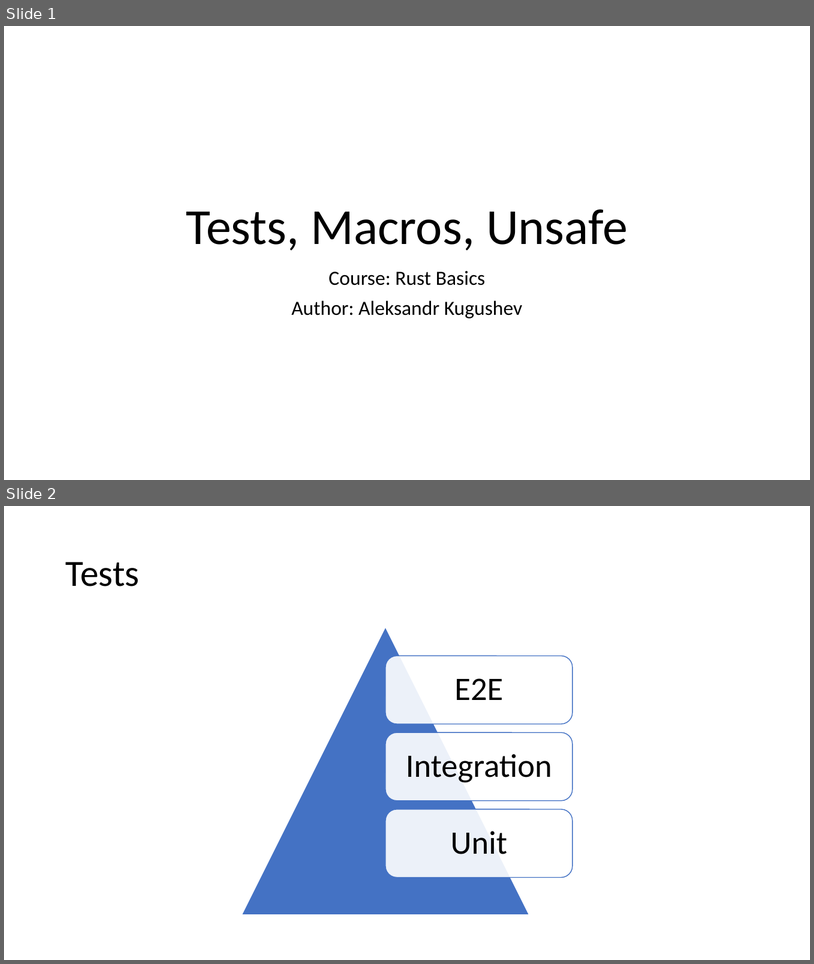
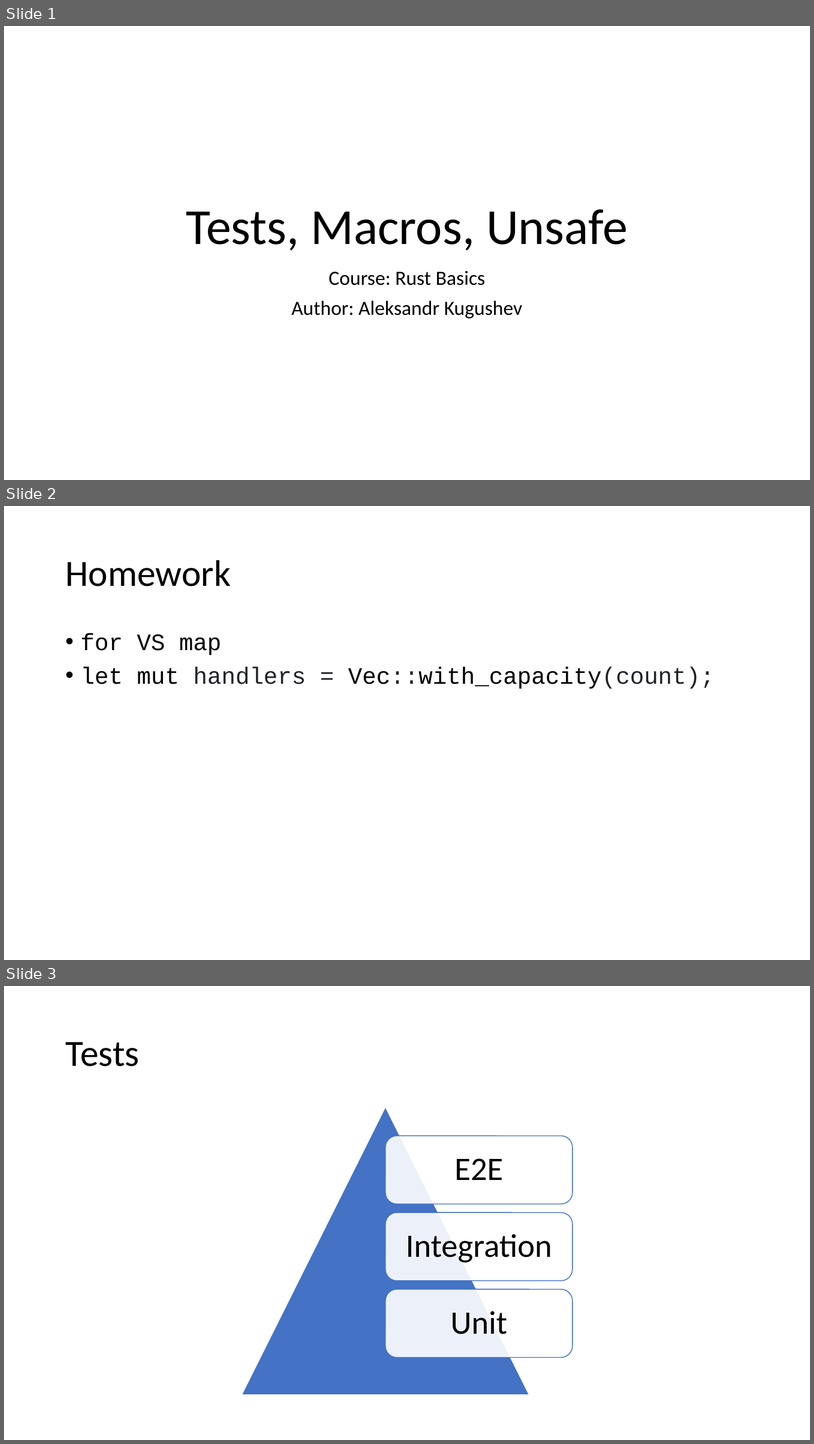
Before and after one commit to kugushev/course-rust-basics, a slide deck: src/13-Tests, Macros, Unsafe/13-Tests, Macros, Unsafe.pptx. Shown one above the other, each under a label of ours: slides 1 and 2 before the commit, slides 1, 2 and 3 after it. The pictures are 814x964 and 814x1444 pixels, drawn with LibreOffice and Linux fonts; fonts in the diff are those of the drawing. Boxes give left, top, right and bottom in pixels: in the first picture for what was removed or moved away, otherwise in the second. Text is boxed around its words. In the diff, an @@ line names an element or a change of style, - is before the commit and + after.

Commit message:
add final slides

```diff
--- a/src/13-Tests, Macros, Unsafe/13-Tests, Macros, Unsafe.pptx
+++ b/src/13-Tests, Macros, Unsafe/13-Tests, Macros, Unsafe.pptx
@@ slide 2 added at box(4, 506, 810, 960), background #FFFFFF @@
@@ title added at box(65, 560, 231, 586), 44 pt, text #000000 @@
+Homework
@@ text added at box(81, 633, 715, 688), 28 pt, text #000000 @@
+• for VS map
+• let mut handlers = Vec::with_capacity(count);
@@ what was slide 2 is now slide 3 @@
```
